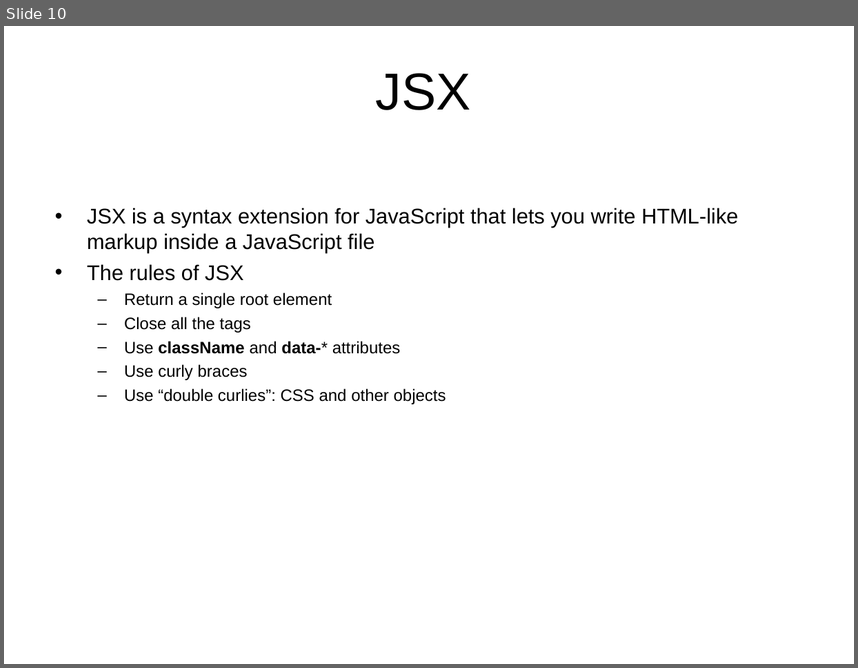
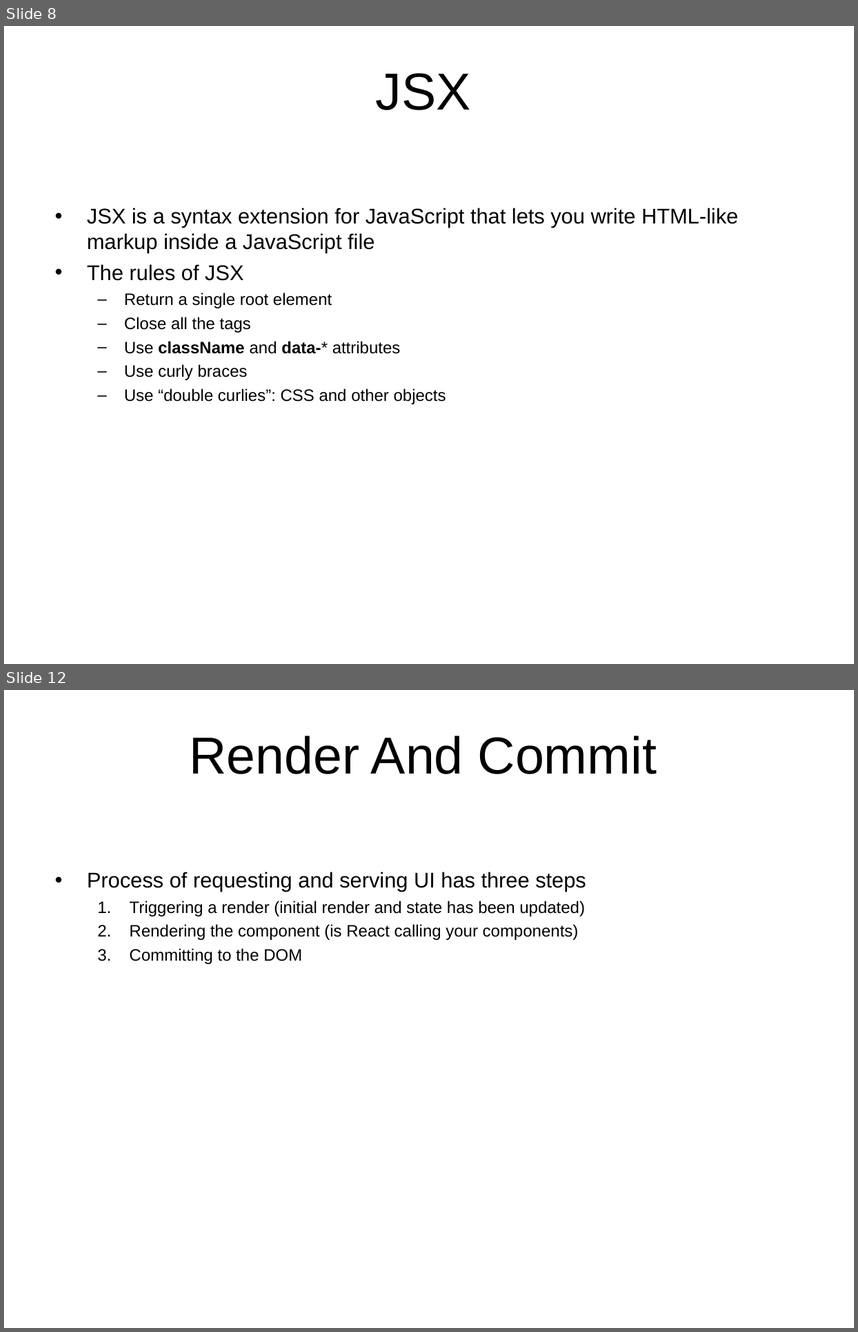
Before and after one commit to thongleclv/reactjs, a slide deck: React Overview.ppt. Shown one above the other, each under a label of ours: slide 10 before the commit, slides 8 and 12 after it; the slides between them are not shown. The pictures are 858x668 and 858x1332 pixels, drawn with LibreOffice and Linux fonts; fonts in the diff are those of the drawing; background and template pictures are left out. Boxes give left, top, right and bottom in pixels: in the first picture for what was removed or moved away, otherwise in the second. Text is boxed around its words. In the diff, an @@ line names an element or a change of style, - is before the commit and + after.

```diff
--- a/React Overview.ppt
+++ b/React Overview.ppt
@@ slide 12 added at [4, 690, 854, 1328], background picture (left out) @@
@@ title added at [189, 736, 657, 774], 44 pt, text #000000 @@
+Render And Commit
@@ text added at [87, 871, 586, 964], 14 pt, text #000000 @@
+• Process of requesting and serving UI has three steps
+  1. Triggering a render (initial render and state has been updated)
+  2. Rendering the component (is React calling your components)
+  3. Committing to the DOM
@@ what was slide 10 is now slide 8 @@
```
Also in this commit, not shown: 8 slides changed, 7 other slides added, 5 slides removed, 1 other file.
